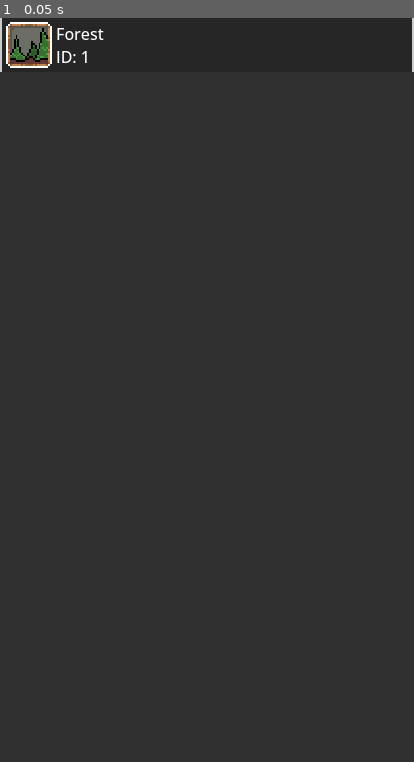
Above: before the commit, frame 1.
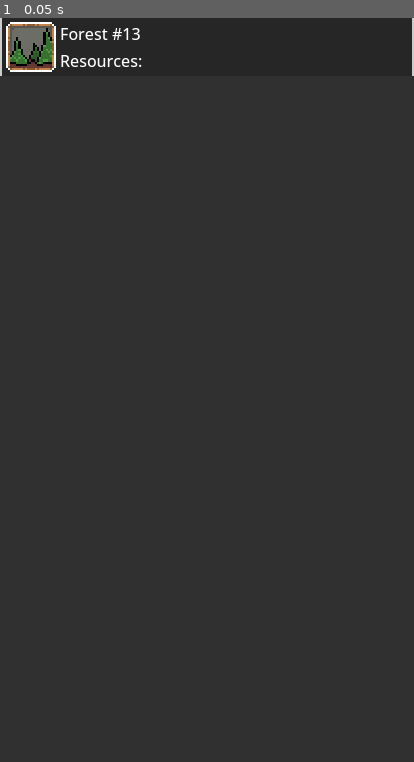
Above: after the commit, the same moment.

Repository: meguroneko/cardvival
Game: Godot game, scene res://gui/workspaces/workspace_center.tscn
Same seed, same stepped clock (60 frames per second), same inputs: the game is played once before the commit and once after it. This scene is started directly instead of the project's main scene.
Inputs:
- Up to frame 1 (0.05 s): no input

The runs differ from the first frame. In frame 1, 0.8% of the frame differs, in the area x 0-100%, y 0-8%.

Commit message:
workspace button redesign
now you can see more  🪨🌲🪨🪨🌲🌲

Diff:
--- a/gui/workspaces/workspace.gd
+++ b/gui/workspaces/workspace.gd
@@ -12,9 +12,20 @@
 		data = SessionData.current_location
 		set_meta("data", data)
 	if data:
-		$HBoxContainer/VBoxContainer/Name.text = data["name"]
-		$HBoxContainer/VBoxContainer/Info/ID.text = "ID: " + str(data["id"])
+		$HBoxContainer/VBoxContainer/HBoxContainer/Name.text = data["name"]
+		$HBoxContainer/VBoxContainer/HBoxContainer/ID.text = "#" + str(data["id"])
 		$HBoxContainer/TextureRect.texture = load("res://gui/workspaces/textures/%s/icon.png" % data["location"])
+		if data["location"] != "home":
+			$HBoxContainer/VBoxContainer/HBoxContainer2.visible = true
+			for child in $HBoxContainer/VBoxContainer/HBoxContainer2/Resources.get_children():
+				child.queue_free()
+			for item in JSON.parse_string(data["location_objects"]):
+				var texrect = TextureRect.new()
+				texrect.expand_mode = TextureRect.EXPAND_FIT_WIDTH_PROPORTIONAL
+				texrect.texture = load("res://cards/textures/location_objects/%s.png" % item["texture"])
+				$HBoxContainer/VBoxContainer/HBoxContainer2/Resources.add_child(texrect)
+		else:
+			$HBoxContainer/VBoxContainer/HBoxContainer2.visible = false
 
 
 func _on_button_button_down() -> void:
--- a/gui/workspaces/workspace_center.tscn
+++ b/gui/workspaces/workspace_center.tscn
@@ -26,6 +26,7 @@
 layout_mode = 2
 
 [node name="TextureRect" type="TextureRect" parent="HBoxContainer"]
+custom_minimum_size = Vector2(46, 46)
 layout_mode = 2
 texture = ExtResource("2_v3iti")
 expand_mode = 3
@@ -33,19 +34,28 @@
 
 [node name="VBoxContainer" type="VBoxContainer" parent="HBoxContainer"]
 layout_mode = 2
-theme_override_constants/separation = 0
 
-[node name="Name" type="Label" parent="HBoxContainer/VBoxContainer"]
+[node name="HBoxContainer" type="HBoxContainer" parent="HBoxContainer/VBoxContainer"]
+layout_mode = 2
+
+[node name="Name" type="Label" parent="HBoxContainer/VBoxContainer/HBoxContainer"]
 layout_mode = 2
 text = "Forest"
 
-[node name="Info" type="HBoxContainer" parent="HBoxContainer/VBoxContainer"]
+[node name="ID" type="Label" parent="HBoxContainer/VBoxContainer/HBoxContainer"]
+layout_mode = 2
+text = "#13"
+label_settings = SubResource("LabelSettings_1xj4n")
+
+[node name="HBoxContainer2" type="HBoxContainer" parent="HBoxContainer/VBoxContainer"]
 layout_mode = 2
 
-[node name="ID" type="Label" parent="HBoxContainer/VBoxContainer/Info"]
+[node name="Label" type="Label" parent="HBoxContainer/VBoxContainer/HBoxContainer2"]
 layout_mode = 2
-text = "ID: 1"
-label_settings = SubResource("LabelSettings_1xj4n")
+text = "Resources:"
+
+[node name="Resources" type="HBoxContainer" parent="HBoxContainer/VBoxContainer/HBoxContainer2"]
+layout_mode = 2
 
 [node name="Button" type="Button" parent="."]
 modulate = Color(1, 1, 1, 0)
--- a/gui/workspaces/workspace_down.tscn
+++ b/gui/workspaces/workspace_down.tscn
@@ -29,6 +29,7 @@
 layout_mode = 2
 
 [node name="TextureRect" type="TextureRect" parent="HBoxContainer"]
+custom_minimum_size = Vector2(46, 46)
 layout_mode = 2
 texture = ExtResource("2_yddal")
 expand_mode = 3
@@ -36,19 +37,28 @@
 
 [node name="VBoxContainer" type="VBoxContainer" parent="HBoxContainer"]
 layout_mode = 2
-theme_override_constants/separation = 0
 
-[node name="Name" type="Label" parent="HBoxContainer/VBoxContainer"]
+[node name="HBoxContainer" type="HBoxContainer" parent="HBoxContainer/VBoxContainer"]
+layout_mode = 2
+
+[node name="Name" type="Label" parent="HBoxContainer/VBoxContainer/HBoxContainer"]
 layout_mode = 2
 text = "Forest"
 
-[node name="Info" type="HBoxContainer" parent="HBoxContainer/VBoxContainer"]
+[node name="ID" type="Label" parent="HBoxContainer/VBoxContainer/HBoxContainer"]
+layout_mode = 2
+text = "#13"
+label_settings = SubResource("LabelSettings_1oyi4")
+
+[node name="HBoxContainer2" type="HBoxContainer" parent="HBoxContainer/VBoxContainer"]
 layout_mode = 2
 
-[node name="ID" type="Label" parent="HBoxContainer/VBoxContainer/Info"]
+[node name="Label" type="Label" parent="HBoxContainer/VBoxContainer/HBoxContainer2"]
 layout_mode = 2
-text = "ID: 1"
-label_settings = SubResource("LabelSettings_1xj4n")
+text = "Resources:"
+
+[node name="Resources" type="HBoxContainer" parent="HBoxContainer/VBoxContainer/HBoxContainer2"]
+layout_mode = 2
 
 [node name="Button" type="Button" parent="."]
 modulate = Color(1, 1, 1, 0)
--- a/gui/workspaces/workspace_up.tscn
+++ b/gui/workspaces/workspace_up.tscn
@@ -1,8 +1,7 @@
-[gd_scene load_steps=6 format=3 uid="uid://by8eylg7av77p"]
+[gd_scene load_steps=5 format=3 uid="uid://by8eylg7av77p"]
 
 [ext_resource type="Script" path="res://gui/workspaces/workspace.gd" id="1_lbcm5"]
 [ext_resource type="Texture2D" uid="uid://b74fctfgsh0vh" path="res://gui/workspaces/textures/forest/icon.png" id="2_84u78"]
-[ext_resource type="Texture2D" uid="uid://cbbw7q78v3ahj" path="res://gui/quick_info/coin2.png" id="3_phdia"]
 
 [sub_resource type="StyleBoxFlat" id="StyleBoxFlat_qn6rf"]
 content_margin_left = 6.0
@@ -30,6 +29,7 @@
 layout_mode = 2
 
 [node name="TextureRect" type="TextureRect" parent="HBoxContainer"]
+custom_minimum_size = Vector2(46, 46)
 layout_mode = 2
 texture = ExtResource("2_84u78")
 expand_mode = 3
@@ -37,25 +37,28 @@
 
 [node name="VBoxContainer" type="VBoxContainer" parent="HBoxContainer"]
 layout_mode = 2
-theme_override_constants/separation = 0
 
-[node name="Name" type="Label" parent="HBoxContainer/VBoxContainer"]
+[node name="HBoxContainer" type="HBoxContainer" parent="HBoxContainer/VBoxContainer"]
+layout_mode = 2
+
+[node name="Name" type="Label" parent="HBoxContainer/VBoxContainer/HBoxContainer"]
 layout_mode = 2
 text = "Forest"
 
-[node name="Info" type="HBoxContainer" parent="HBoxContainer/VBoxContainer"]
+[node name="ID" type="Label" parent="HBoxContainer/VBoxContainer/HBoxContainer"]
+layout_mode = 2
+text = "#13"
+label_settings = SubResource("LabelSettings_o4vjm")
+
+[node name="HBoxContainer2" type="HBoxContainer" parent="HBoxContainer/VBoxContainer"]
 layout_mode = 2
 
-[node name="TextureRect" type="TextureRect" parent="HBoxContainer/VBoxContainer/Info"]
-visible = false
+[node name="Label" type="Label" parent="HBoxContainer/VBoxContainer/HBoxContainer2"]
 layout_mode = 2
-texture = ExtResource("3_phdia")
-expand_mode = 3
+text = "Resources:"
 
-[node name="ID" type="Label" parent="HBoxContainer/VBoxContainer/Info"]
+[node name="Resources" type="HBoxContainer" parent="HBoxContainer/VBoxContainer/HBoxContainer2"]
 layout_mode = 2
-text = "ID: 1"
-label_settings = SubResource("LabelSettings_1xj4n")
 
 [node name="Button" type="Button" parent="."]
 modulate = Color(1, 1, 1, 0)
Not shown: 1 places in gui/workspaces/workspace_down.tscn that only renumber resources
Not shown: 1 places in gui/workspaces/workspace_up.tscn that only renumber resources
